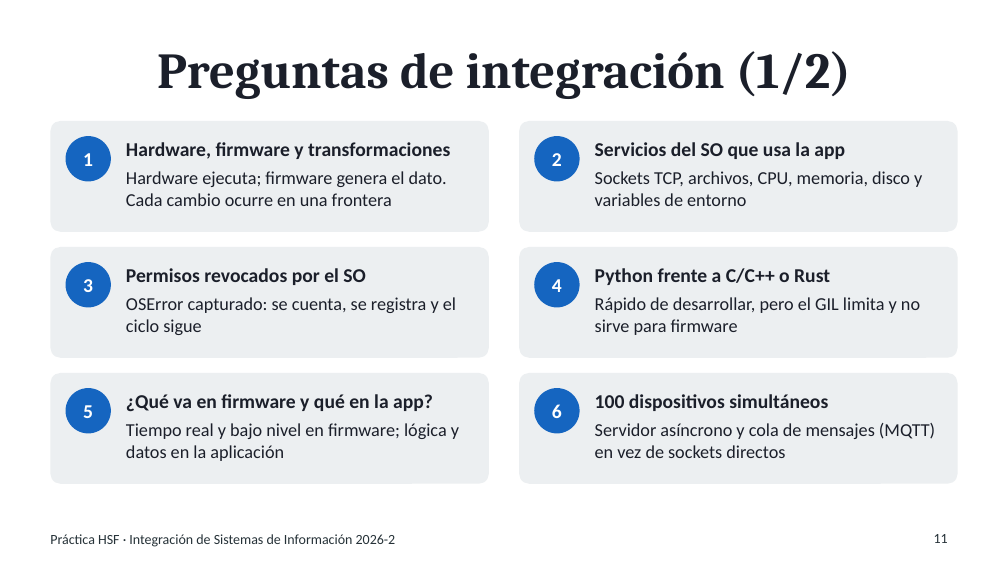
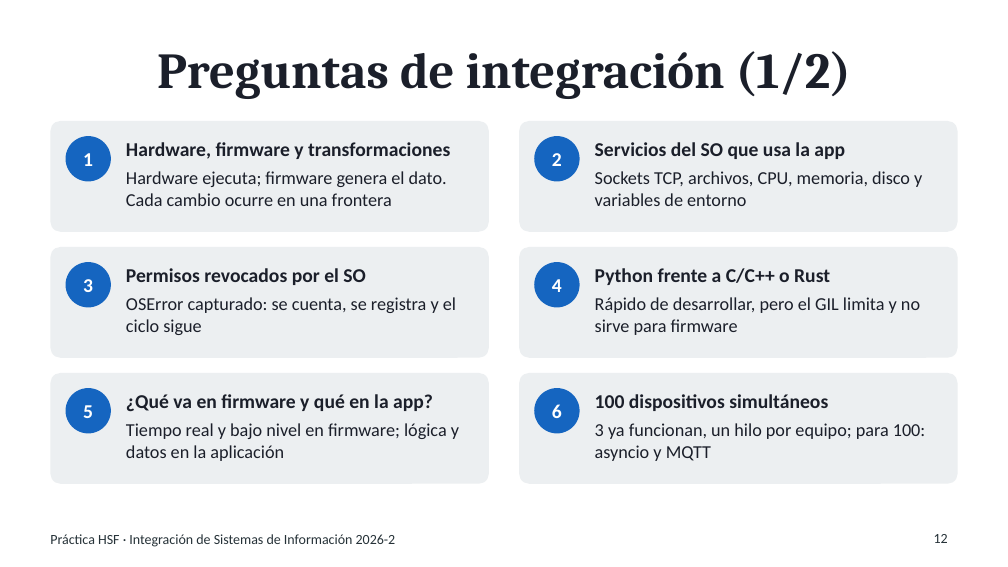
Before and after one commit to Facabore/practica-hsf-segundo-corte, a slide deck: slide 12 of docs/Diapositivas_Video_SegundoCorte.pptx (slide 11 before the commit). Drawn at 1008x567 pixels with LibreOffice and Linux fonts; fonts in the diff are those of the drawing. Boxes give left, top, right and bottom in pixels: in the first picture for what was removed or moved away, otherwise in the second. Text is boxed around its words. In the diff, an @@ line names an element or a change of style, - is before the commit and + after.

```diff
--- a/docs/Diapositivas_Video_SegundoCorte.pptx
+++ b/docs/Diapositivas_Video_SegundoCorte.pptx
@@ text at (595,423,925,461): text changed @@
-Servidor asíncrono y cola de mensajes (MQTT) en vez de sockets directos
+3 ya funcionan, un hilo por equipo; para 100: asyncio y MQTT
@@ page number at (934,534,948,543): text changed @@
-11
+12
```
Also in this commit, not shown: 5 other slides changed, 1 slide added, 8 other files.
